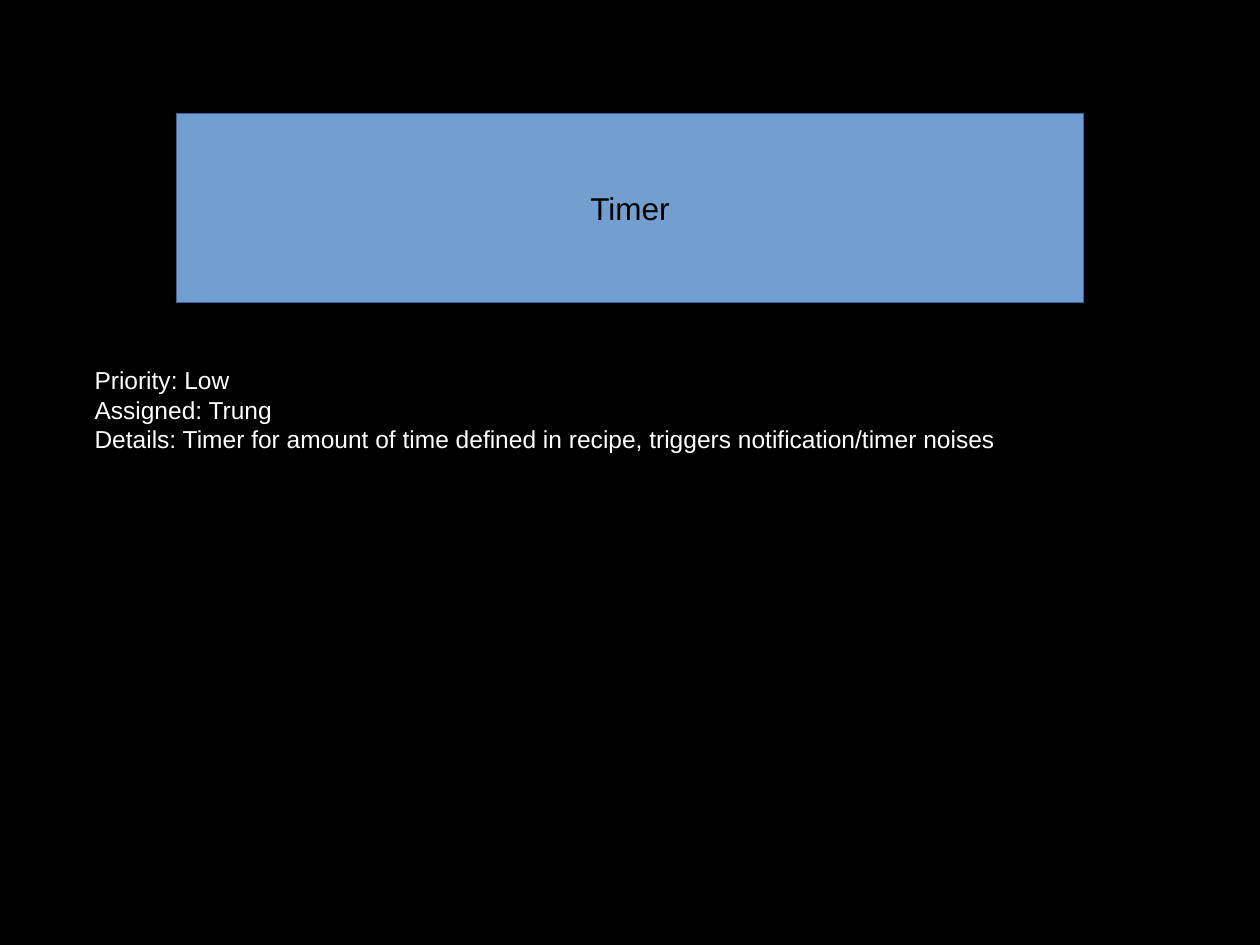
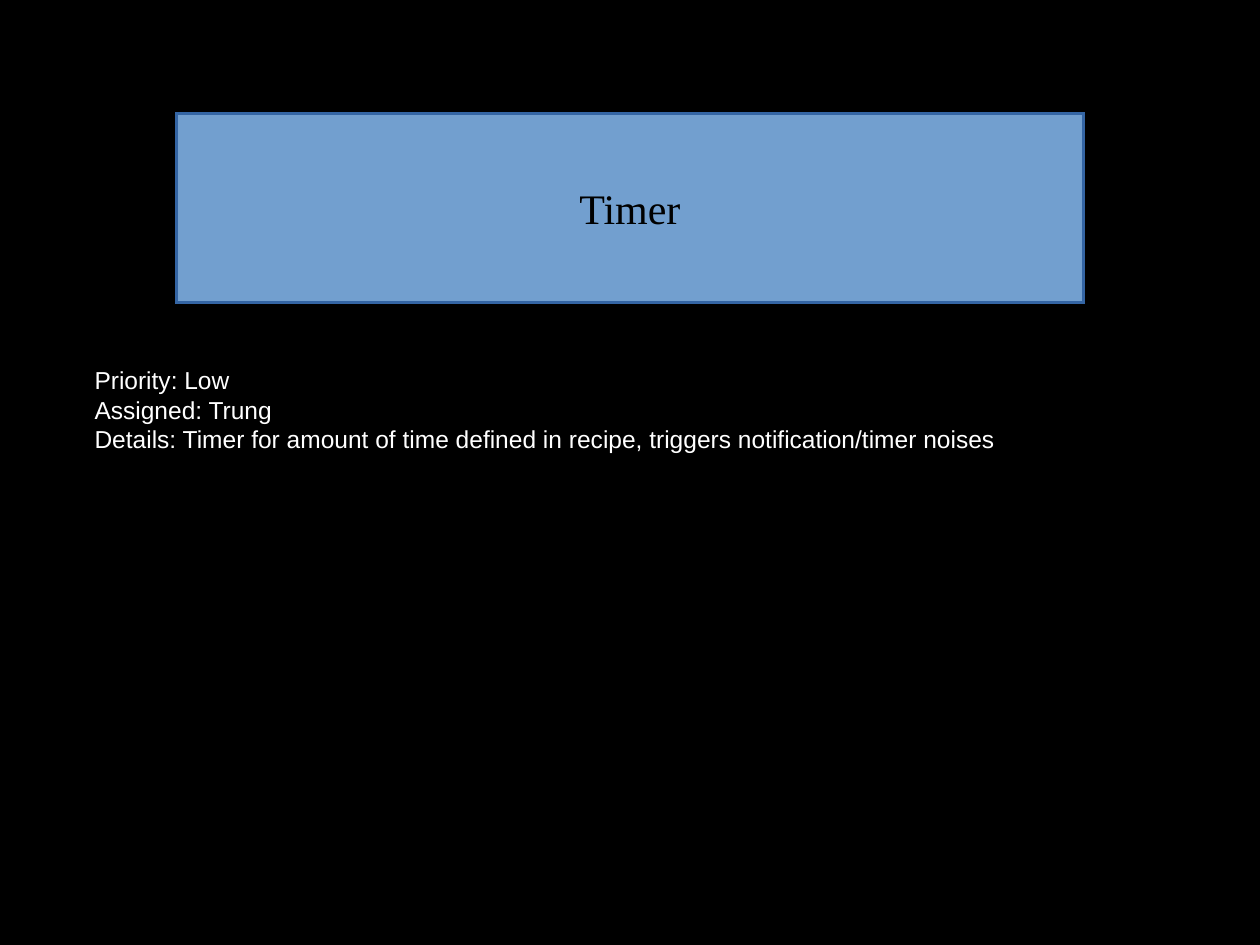
Before and after one commit to ucsdCSE110wi16/CSE110M240T7, a slide deck: slide 14 of CSE-110-Project-Cookbook.odp. Drawn at 1260x945 pixels with LibreOffice and Linux fonts; fonts in the diff are those of the drawing. Boxes give left, top, right and bottom in pixels: in the first picture for what was removed or moved away, otherwise in the second. Text is boxed around its words. In the diff, an @@ line names an element or a change of style, - is before the commit and + after.

```diff
--- a/CSE-110-Project-Cookbook.odp
+++ b/CSE-110-Project-Cookbook.odp
@@ rectangle removed at bbox=[176, 113, 1084, 302] @@
-Timer
@@ freeform shape added at bbox=[176, 113, 1084, 302], fill #729FCF, outline #3465A4 2.01 pt, 24 pt, text #000000 @@
+Timer
```
Also in this commit, not shown: 6 other slides changed.
